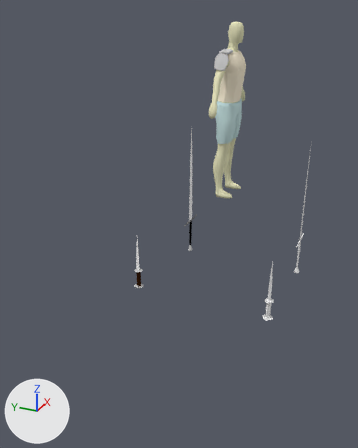
One commit to the Blender file Blend Files/Character.blend: the scene before it, then after it.
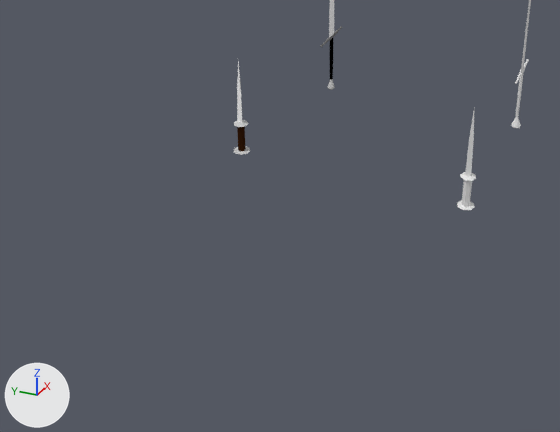
Each version is shown whole from a camera (50 mm lens) standing at (-4.84, -1.61, 1.93) and looking at (-1.65, -0.17, 0.33), then close up on the part from 0% to 90% of the width and 45% to 100% of the height. Lighting does not change. The marker at lower left points along +X, +Y and +Z.
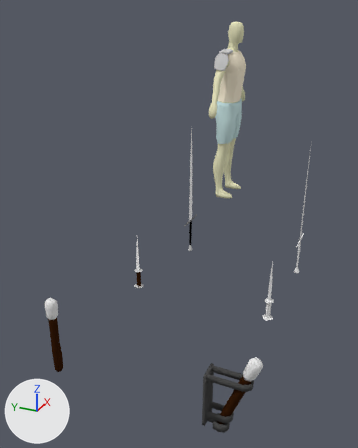
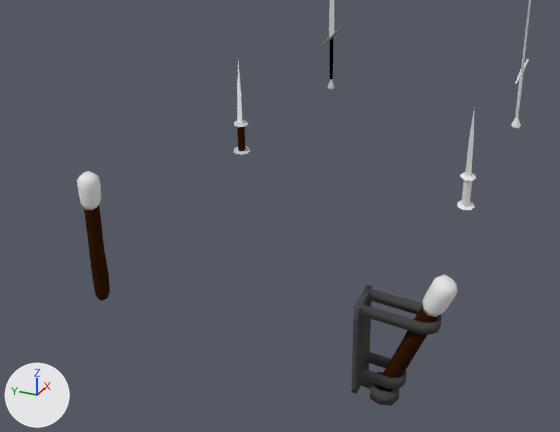
Pixel boxes (x1, y1, x2, y2) of what changed, in the close-ups (560 x 432 px):
'Cube.014', added: after (352, 274, 457, 406)
    faces in mat_blackmetal (dark grey #4b4b4b): (352, 285, 442, 406)
    faces in mat_wood (its picture is missing): (377, 306, 438, 391)
    faces in mat_cloth (white #e7e7e7): (423, 274, 457, 317)
'Cube.012', added: after (77, 171, 110, 301)
    faces in mat_wood (its picture is missing): (84, 205, 110, 301)
    faces in mat_cloth (white #e7e7e7): (77, 171, 101, 210)

The change, as a list of edits to the scene's bpy script:
```text
Add mat_cloth:
    mat_cloth = diffuse_material('Cloth')
    mat_cloth.base_color = (0.8, 0.8, 0.8)  # white #e7e7e7
Add mat_blackmetal:
    mat_blackmetal = diffuse_material('BlackMetal')
    mat_blackmetal.base_color = (0.07, 0.07, 0.07)  # dark grey #4b4b4b
Add me_cube_010:
    me_cube_010.from_pydata(...)  # 103 vertices, 101 faces; spans x -0.034..0.034, y -0.036..0.035, z -0.097..0.4
    me_cube_010.polygons.foreach_set('use_smooth', [True] * 101)
    # faces by material slot: [53, 48]
    me_cube_010.materials.append(mat_cloth)  # white #e7e7e7
    me_cube_010.materials.append(mat_wood)  # its picture is missing
Add me_cube_013:
    me_cube_013.from_pydata(...)  # 233 vertices, 230 faces; spans x -0.053..0.053, y -0.214..0.063, z -0.097..0.387
    me_cube_013.polygons.foreach_set('use_smooth', [True] * 230)
    # faces by material slot: [53, 48, 129]
    me_cube_013.materials.append(mat_cloth)  # white #e7e7e7
    me_cube_013.materials.append(mat_wood)  # its picture is missing
    me_cube_013.materials.append(mat_blackmetal)  # dark grey #4b4b4b
Add ob_cube_012:
    ob_cube_012 = bpy.data.objects.new('Cube.012', me_cube_010)
    ob_cube_012.location = (-3.0, 0.0, 0.0)
Add ob_cube_014:
    ob_cube_014 = bpy.data.objects.new('Cube.014', me_cube_013)
    ob_cube_014.location = (-3.0, -1.0, 0.0)
```
